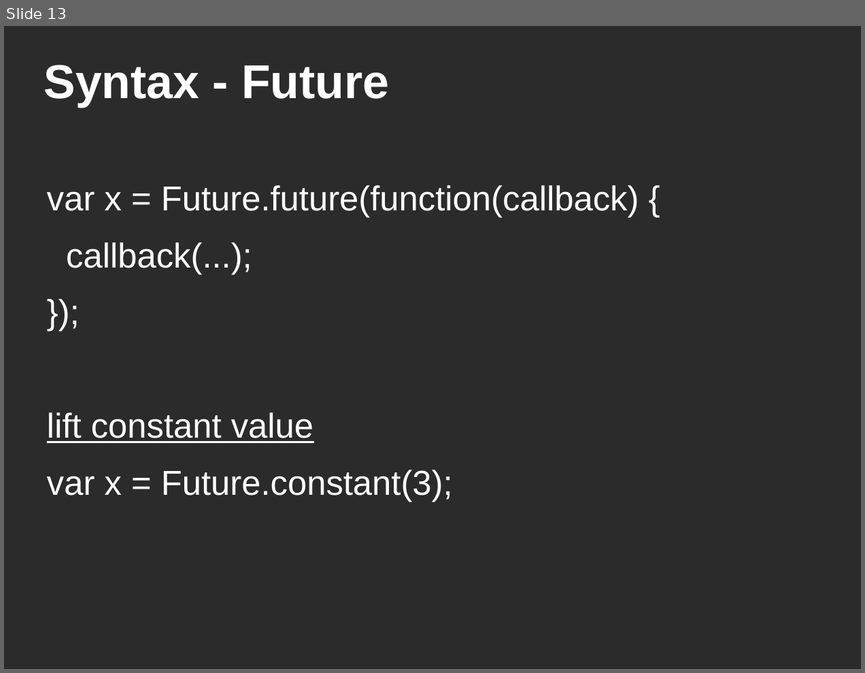
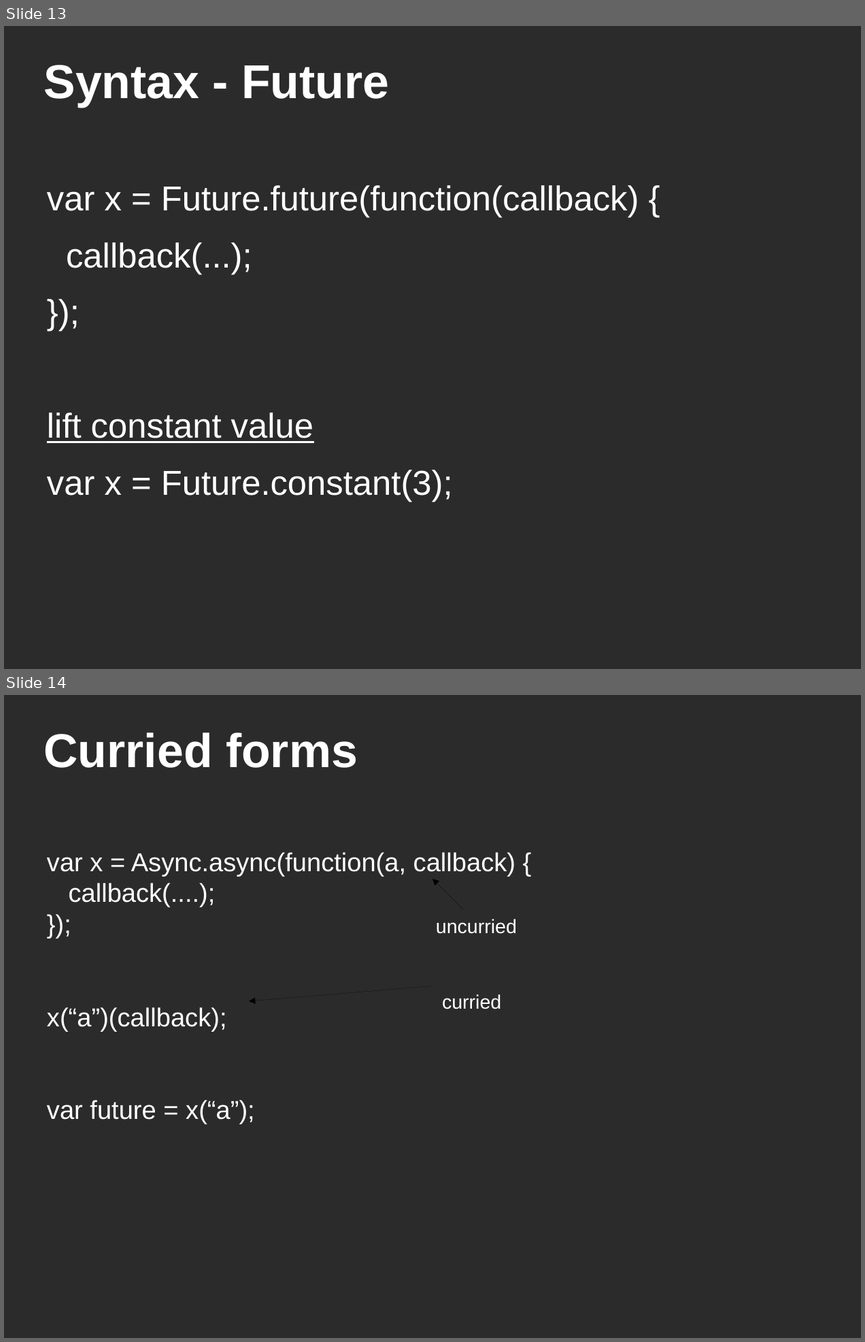
Before and after one commit to techtangents/jsasync, a slide deck: doc/TheFuture.odp. Shown one above the other, each under a label of ours: slide 13 before the commit, slides 13 and 14 after it. The pictures are 865x673 and 865x1342 pixels, drawn with LibreOffice and Linux fonts; fonts in the diff are those of the drawing; background and template pictures are left out; a plain dark background stands for a picture behind light text. Boxes give left, top, right and bottom in pixels: in the first picture for what was removed or moved away, otherwise in the second. Text is boxed around its words. In the diff, an @@ line names an element or a change of style, - is before the commit and + after.

```diff
--- a/doc/TheFuture.odp
+++ b/doc/TheFuture.odp
@@ slide 14 added at [4,695,861,1338], background picture (left out) @@
@@ title added at [43,732,358,768], 44 pt, text #FFFFFF, bold @@
+Curried forms
@@ text added at [47,852,515,1124], 24 pt, text #FFFFFF @@
+var x = Async.async(function(a, callback) {
+callback(....);
+});
+x(“a”)(callback);
+var future = x(“a”);
@@ arrow added from (464, 910) to (432, 879), #000000 0 pt @@
@@ text added at [436,919,517,934], 18 pt, text #FFFFFF @@
+uncurried
@@ arrow added from (432, 986) to (249, 1001), #000000 0 pt @@
@@ text added at [442,994,501,1009], 18 pt, text #FFFFFF @@
+curried
```
Also in this commit, not shown: 2 slides changed, 8 other slides added, 1 slide removed.
